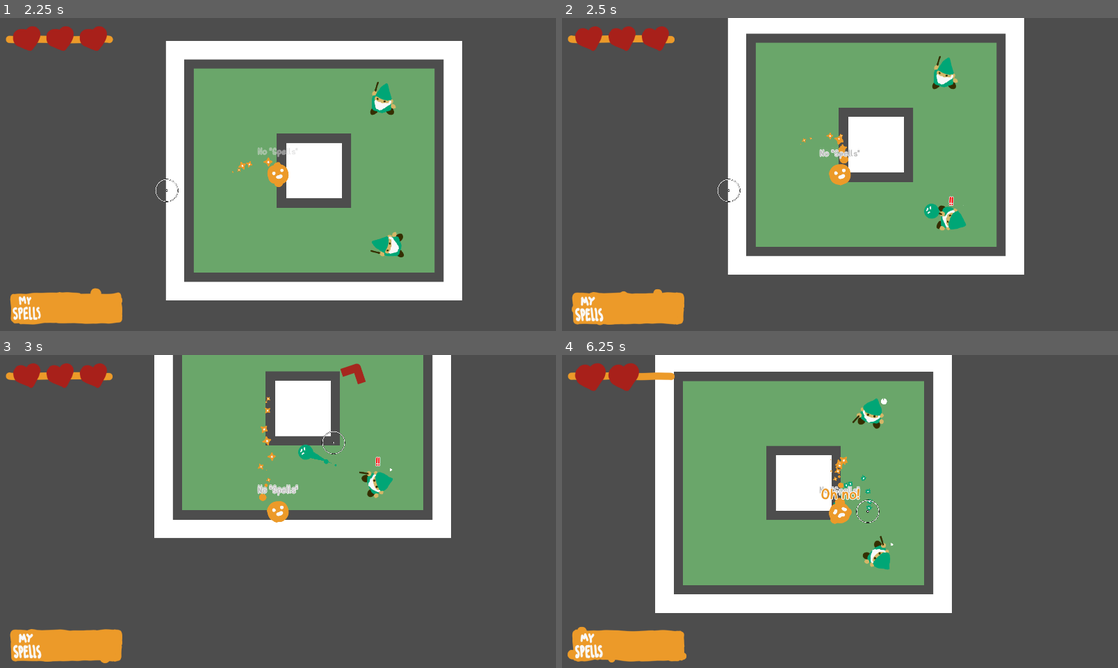
Above: before the commit, frames 1-4 (two rows, left to right).
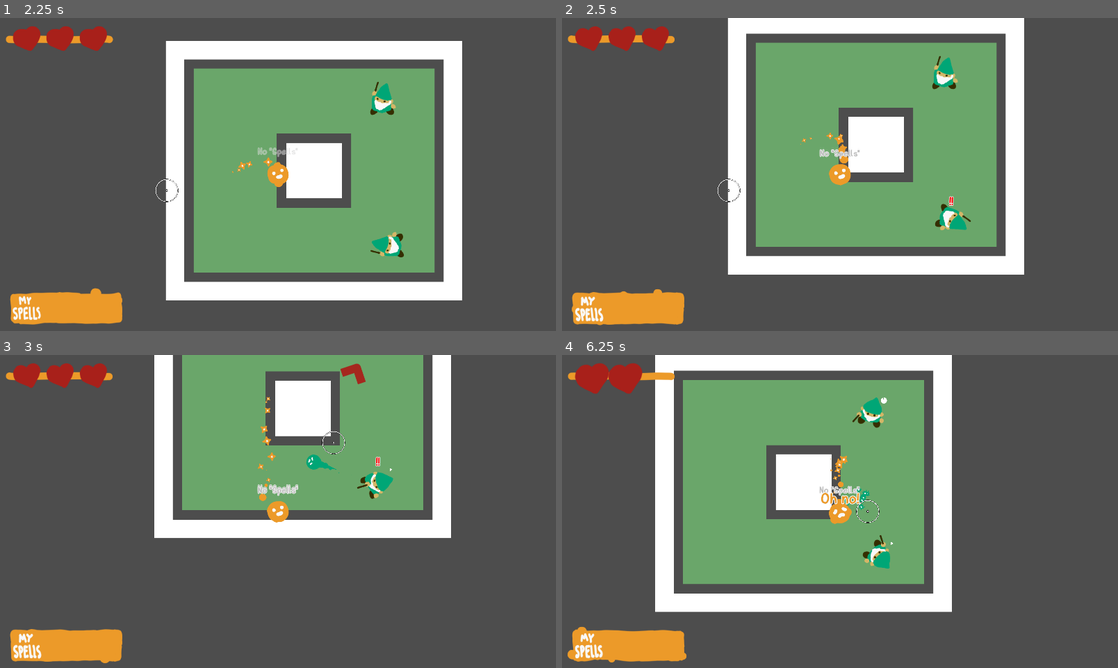
Above: after the commit, the same moments.

Repository: Tzeryushi/A-Wizard-Casting-Spell
Game: Godot game, scene res://Scenes/MainMenu.tscn
Same seed, same stepped clock (60 frames per second), same inputs: the game is played once before the commit and once after it.
Inputs (mouse positions are in pixels of both pictures, inside the frame that each line leads up to):
- Up to frame 1 (2.25 s): click "Play Game" at 0.5 s; move the mouse to (400, 158) at 1.27 s; hold D (move_right) 1.28-2.03 s; click (400, 158) at 1.35 s; move the mouse to (166, 190) at 2.02 s; hold S (move_down) from 2.03 s (still down); tap Space (flip) at 2.1 s
- Up to frame 2 (2.5 s): keep holding S (move_down); click (728, 190) at 2.3 s
- Up to frame 3 (3 s): move the mouse to (333, 442) at 2.77 s; release S (move_down) at 2.78 s; hold D (move_right) from 2.78 s (still down); click (333, 442) at 2.85 s
- Up to frame 4 (6.25 s): move the mouse to (812, 574) at 3.52 s; release D (move_right) at 3.53 s; hold W (move_up) 3.53-4.28 s; click (812, 574) at 3.6 s; move the mouse to (1006, 558) at 4.27 s; hold A (move_left) 4.28-5.78 s; tap Space (flip) at 4.35 s; click (1006, 558) at 4.55 s; move the mouse to (673, 464) at 5.02 s; click (673, 464) at 5.1 s; move the mouse to (867, 511) at 5.77 s; hold S (move_down) from 5.78 s (still down); click (867, 511) at 5.85 s

Frame 1 is identical in both runs. In frame 2, 0.3% of the frame differs, in the area x 65-74%, y 59-68%; in frame 3, 0.4%; in frame 4, 1.9%, in the area x 2-71%, y 2-83%.

Commit message:
Improved enemy pathfinding and firing when obstructed

Diff:
--- a/Assets/Actors/Enemy/BlueWizard/BlueWizard.gd
+++ b/Assets/Actors/Enemy/BlueWizard/BlueWizard.gd
@@ -1 +1,45 @@
 extends Enemy
+
+func run_sight_follow_logic() -> void:
+	if player_ref:
+		line_of_sight.look_at(player_ref.global_position)
+		line_of_follow.look_at(player_ref.global_position)
+
+		check_player_seen()
+
+		if !player_following:
+				player_following = player_seen
+		else:
+			check_should_follow()
+		if player_seen or player_following:
+			if ((player_ref.global_position-global_position).length() < _distance_to_keep+150) and ((player_ref.global_position-global_position).length() > _distance_to_keep-150) and is_shot_obstructed():
+				#create a vector sized from player to enemy, check if free of collisions; if not, rotate slightly and check again
+				var base_vector : Vector2 = global_position - player_ref.global_position
+				var rotate_base : float = deg_to_rad(1)
+				var rotate_amount : float = deg_to_rad(5)
+				var space_found : bool = false
+				var space_state = get_world_2d().direct_space_state
+				var ray_query = PhysicsRayQueryParameters2D.create(player_ref.global_position, player_ref.global_position+base_vector, 0x0001)
+				while !space_found:
+					var result = space_state.intersect_ray(ray_query)
+					if !result.is_empty():
+						rotate_amount = (-1*rotate_amount) + (-1*sign(rotate_amount)*rotate_base)
+						ray_query.to = player_ref.global_position+base_vector.rotated(rotate_amount)
+						if rotate_amount > PI:
+							set_movement_target(player_ref.global_position)
+					else:
+						space_found = true
+						set_movement_target(player_ref.global_position+base_vector)
+						if (global_position == player_ref.global_position + base_vector) and is_shot_obstructed():
+							set_movement_target(player_ref.global_position+(base_vector.rotated(rotate_amount*1.2)))
+			elif (player_ref.global_position-global_position).length() > _distance_to_keep:
+				set_movement_target(player_ref.global_position)
+			else:
+
+				var position_to_move : Vector2 = (global_position - player_ref.global_position).normalized()*_distance_to_keep
+				set_movement_target(global_position + position_to_move)
+
+			animations.look_at(player_ref.global_position)
+		else:
+			#outside of follow, just stay stationary
+			set_movement_target(global_position)
--- a/Assets/Actors/Enemy/Enemy.gd
+++ b/Assets/Actors/Enemy/Enemy.gd
@@ -15,6 +15,8 @@
 @export var navigation_agent : NavigationAgent2D
 
 @onready var line_of_sight := $SightLine
+@onready var block_check_line_r := $SightLine/EnvCheckLineR
+@onready var block_check_line_l := $SightLine/EnvCheckLineL
 @onready var line_of_follow := $FollowLine
 @onready var restriction_timer := $SpellRestrictionTimer
 @onready var spell_spawn_location := $SpellSpawnLocation
@@ -38,6 +40,10 @@
 	var generator = RandomNumberGenerator.new()
 	animations.rotation = generator.randf_range(-PI, PI)
 	animations.animation_finished.connect(animation_finished)
+
+	block_check_line_r.target_position.x = line_of_sight.target_position.x
+	block_check_line_l.target_position.x = line_of_sight.target_position.x
+
 	call_deferred("actor_setup")
 
 func actor_setup():
@@ -108,7 +114,7 @@
 
 func shoot() -> void:
 	#shoot spell
-	if player_seen and can_fire_spell:
+	if player_seen and can_fire_spell and !is_shot_obstructed():
 		var new_spell : BaseSpell = _spell_scene.instantiate()
 		var look_rotation = Vector2(cos(line_of_sight.rotation), sin(line_of_sight.rotation))
 		new_spell.spawn(center.global_position+(spell_spawn_location.position.x*look_rotation), _spell_velocity, _spell_lifetime, _spell_acceleration)
@@ -142,6 +148,14 @@
 	new_body.apply_impulse(impulse)
 	get_parent().call_deferred("add_child", new_body)
 
+func is_shot_obstructed() -> bool:
+	#checks if shot will clip wall soon after being fired
+	var collider_r = block_check_line_r.get_collider()
+	var collider_l = block_check_line_l.get_collider()
+	if (collider_r and (collider_r.is_in_group("Environment"))) or (collider_l and (collider_l.is_in_group("Environment"))):
+		return true
+	return false
+
 func check_player_seen() -> void:
 	var was_seen = player_seen
 	var collider = line_of_sight.get_collider()
--- a/Assets/Actors/Enemy/Enemy.tscn
+++ b/Assets/Actors/Enemy/Enemy.tscn
@@ -87,6 +87,18 @@
 collision_mask = 259
 collide_with_areas = true
 
+[node name="EnvCheckLineR" type="RayCast2D" parent="SightLine"]
+position = Vector2(0, 25)
+target_position = Vector2(600, 0)
+collision_mask = 3
+collide_with_areas = true
+
+[node name="EnvCheckLineL" type="RayCast2D" parent="SightLine"]
+position = Vector2(0, -25)
+target_position = Vector2(600, 0)
+collision_mask = 3
+collide_with_areas = true
+
 [node name="FollowLine" type="RayCast2D" parent="."]
 visible = false
 target_position = Vector2(900, 0)
--- a/Assets/Actors/Enemy/RedWizard/RedWizard.gd
+++ b/Assets/Actors/Enemy/RedWizard/RedWizard.gd
@@ -1,4 +1,49 @@
 extends Enemy
+
+
+func run_sight_follow_logic() -> void:
+	if player_ref:
+		line_of_sight.look_at(player_ref.global_position)
+		line_of_follow.look_at(player_ref.global_position)
+
+		check_player_seen()
+
+		if !player_following:
+				player_following = player_seen
+		else:
+			check_should_follow()
+		if player_seen or player_following:
+			if ((player_ref.global_position-global_position).length() < _distance_to_keep+100) and ((player_ref.global_position-global_position).length() > _distance_to_keep-100) and is_shot_obstructed():
+				#create a vector sized from player to enemy, check if free of collisions; if not, rotate slightly and check again
+				var base_vector : Vector2 = global_position - player_ref.global_position
+				var rotate_base : float = deg_to_rad(1)
+				var rotate_amount : float = deg_to_rad(5)
+				var space_found : bool = false
+				var space_state = get_world_2d().direct_space_state
+				var ray_query = PhysicsRayQueryParameters2D.create(player_ref.global_position, player_ref.global_position+base_vector, 0x0001)
+				while !space_found:
+					var result = space_state.intersect_ray(ray_query)
+					if !result.is_empty():
+						rotate_amount = (-1*rotate_amount) + (-1*sign(rotate_amount)*rotate_base)
+						ray_query.to = player_ref.global_position+base_vector.rotated(rotate_amount)
+						if rotate_amount > PI:
+							set_movement_target(player_ref.global_position)
+					else:
+						space_found = true
+						set_movement_target(player_ref.global_position+base_vector)
+						if (global_position == player_ref.global_position + base_vector) and is_shot_obstructed():
+							set_movement_target(player_ref.global_position+(base_vector.rotated(rotate_amount*1.2)))
+			elif (player_ref.global_position-global_position).length() > _distance_to_keep:
+				set_movement_target(player_ref.global_position)
+			else:
+
+				var position_to_move : Vector2 = (global_position - player_ref.global_position).normalized()*_distance_to_keep
+				set_movement_target(global_position + position_to_move)
+
+			animations.look_at(player_ref.global_position)
+		else:
+			#outside of follow, just stay stationary
+			set_movement_target(global_position)
 
 func play_animation_move() -> void:
 	current_animation = ANIMATION_TYPE.MOVE
--- a/Scenes/TestScene.tscn
+++ b/Scenes/TestScene.tscn
@@ -40,7 +40,7 @@
 position = Vector2(344, 630)
 
 [node name="RedWizard" parent="." instance=ExtResource("8_kxxtp")]
-position = Vector2(1612, 310)
+position = Vector2(2178, 57)
 
 [node name="BlueWizard" parent="." instance=ExtResource("9_w0wsn")]
-position = Vector2(2136, 219)
+position = Vector2(1562, 888)
